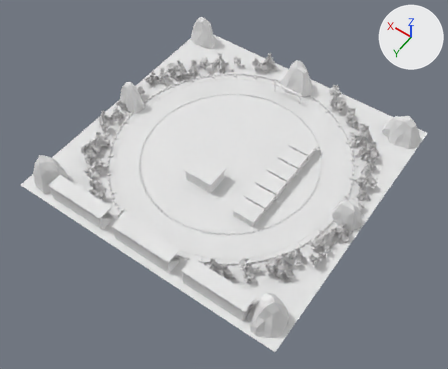
The glTF model static/models/3d/world-content/environments/racing-circuit.glb, before and after one commit.
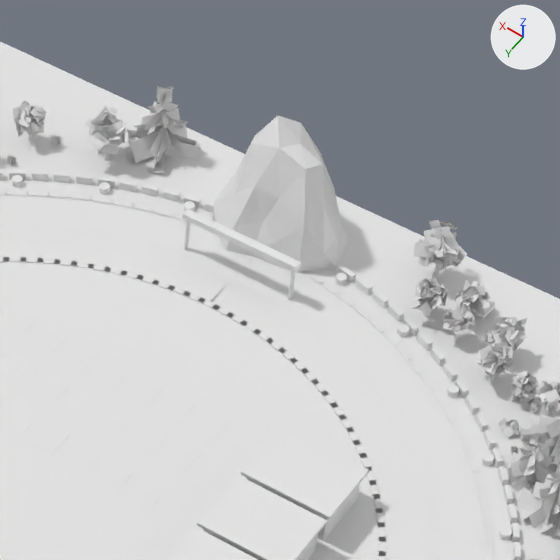
Old and new are each drawn whole from a 50 mm camera at (-188.4, 273.5, 389.4) aimed at (-9.6, 23.1, -4.0) and again close up on the part from 51% to 81% of the width and 9% to 45% of the height. Arrows for +X, +Y and +Z are at upper right; the lights stay in place. The older version's two pictures come first. Materials are left out; every surface is plain grey. Where no turn or scale is listed for an object, it has been applied to the vertices. Vertices at exactly the same position are counted once.

In view in the first close-up: 'Scenery_asphalt', 'Scenery_checker', 'Scenery_concrete', 'Scenery_ground', 'Scenery_leaf', 'Scenery_leafBirch', 'Scenery_marks', 'Scenery_metal', 'Scenery_misc', 'Scenery_pine', 'Scenery_rock', 'Scenery_tyre' and 2 more.
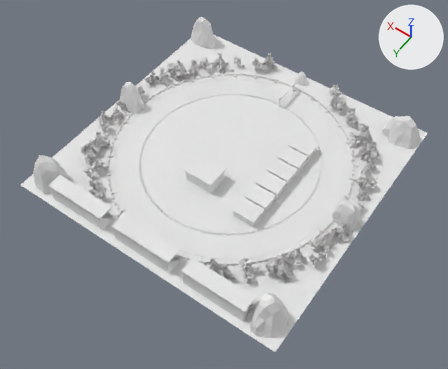
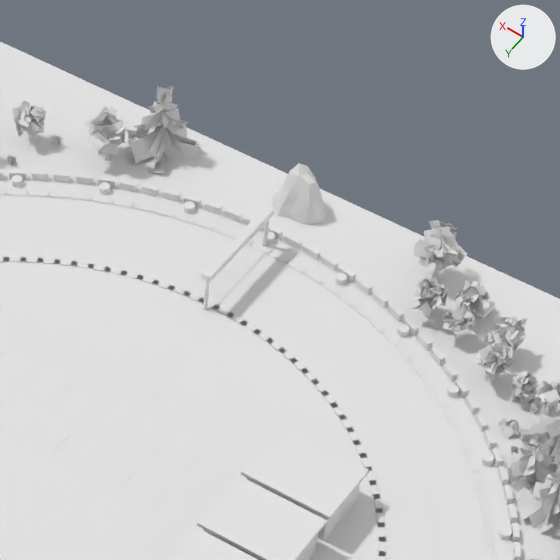
Where the change shows, as pixel boxes (x1, y1, x2, y2) in the close-ups (560 x 560 px; the box of a moved part takes in the faces that stretch with it):
'Scenery_metal', reshaped
    before: (165, 209, 369, 560)
    after: (165, 205, 369, 560)
'Scenery_rock', reshaped
    before: (212, 116, 495, 319)
    after: (273, 163, 495, 319)
part 1 of me_mesh_8, moved or reshaped
    before: (212, 116, 350, 273)
    after: (273, 163, 326, 225)
part 2 of me_mesh_16, added
    after: (202, 205, 275, 282)
part 3 of me_mesh_16, added
    after: (203, 281, 210, 310)
part 4 of me_mesh_16, added
    after: (262, 220, 269, 246)
part 5 of me_mesh_16, deleted
    before: (288, 271, 295, 300)
part 6 of me_mesh_16, deleted
    before: (184, 221, 190, 250)
part 7 of me_mesh_16, deleted
    before: (182, 209, 301, 273)

The change, as a diff of the scene's bpy script:
```diff
--- a/static/models/3d/world-content/environments/racing-circuit.glb.py
+++ b/static/models/3d/world-content/environments/racing-circuit.glb.py
@@ me_mesh_8 @@
 # used by ob_scenery_rock; location = (0.0, 0.0, 0.0)
-me_mesh_8.from_pydata(...)  # 1100 vertices, 2120 faces; spans x -120.0..120.0, y -116.0..118.0, z 0.0..30.0
+me_mesh_8.from_pydata(...)  # 1100 vertices, 2120 faces; spans x -120.0..120.0, y -117.0..118.0, z 0.0..29.0
+# me_mesh_8 part 1: the loose piece of 92 vertices spanning x -16.0..14.0, y -116.0..-91.0, z 0.0..30.0 is scaled about its middle by 0.4, then moved by (1.0, -8.0, -9.0)
@@ me_mesh_16 @@
 # used by ob_scenery_metal; location = (0.0, 0.0, 0.0)
-me_mesh_16.from_pydata(...)  # 264 vertices, 332 faces; spans x -92.0..90.0, y -88.0..114.0, z 0.0..16.0
+me_mesh_16.from_pydata(...)  # 268 vertices, 332 faces; spans x -92.0..90.0, y -99.0..114.0, z 0.0..16.0
+# me_mesh_16 part 2: a new loose piece, a box spanning x -1.0..1.0, y -98.8..-73.2, z 8.9..10.3
+# me_mesh_16 part 3: a new loose piece of 18 vertices spanning x 0.0, y -75.0..-74.0, z 0.0..9.0
+# me_mesh_16 part 4: a new loose piece of 18 vertices spanning x 0.0, y -98.0..-97.0, z 0.0..9.0
+# me_mesh_16 part 5: the loose piece of 16 vertices spanning x -14.0..-12.0, y -88.0..-86.0, z 0.0..9.0 is deleted
+# me_mesh_16 part 6: the loose piece of 16 vertices spanning x 12.0..14.0, y -88.0..-86.0, z 0.0..9.0 is deleted
+# me_mesh_16 part 7: the loose piece of 8 vertices spanning x -14.0..14.0, y -88.0..-86.0, z 9.0..10.0 is deleted
+# other edits to the shape of me_mesh_16 do not show in these pictures
```
